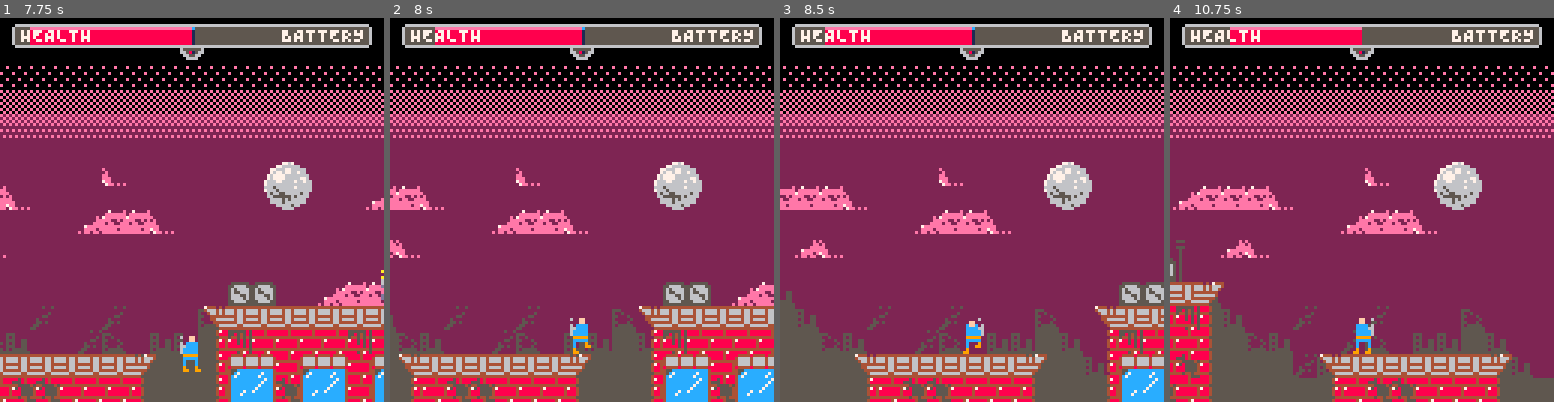
Above: before the commit, frames 1-4 (left to right).
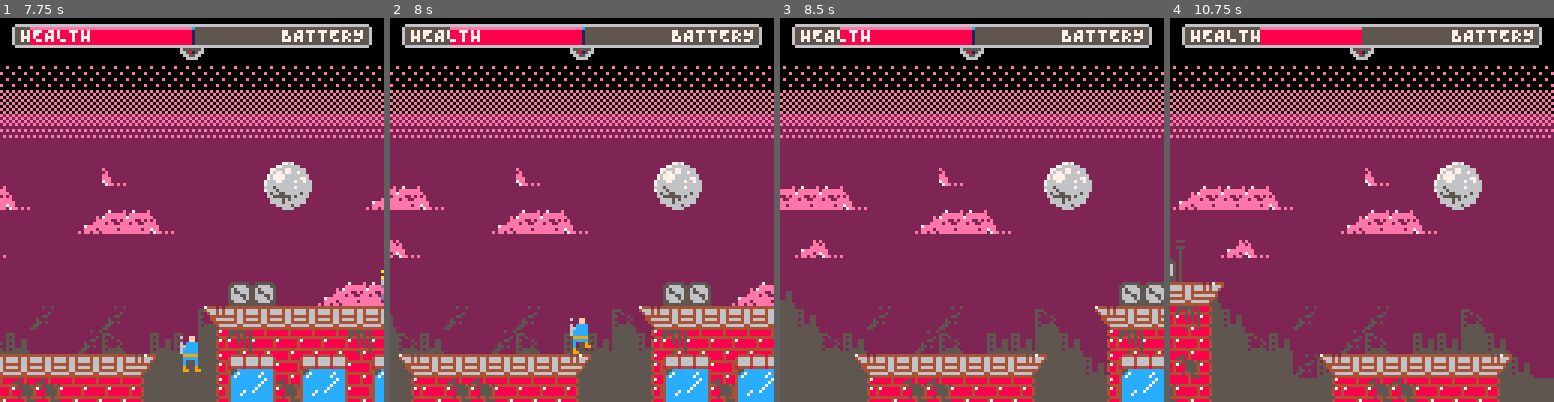
Above: after the commit, the same moments.

Repository: evanminto/ludum-dare-44
Game: PICO-8 cartridge ludum-dare-44.p8
Two runs of this game, one before a commit and one after it. Both use one fixed random seed, a clock stepped at 60 frames per second and the inputs below.
Inputs:
- Up to frame 1 (7.75 s): tap X (X key) at 0.33, 1.07, 1.85, 2.97, 4.08, 5.2, 6.32, 7.43 s; tap O (Z key) at 0.7, 1.7, 2.1, 2.5, 2.9, 3.3, 3.7, 4.1, 4.5, 4.9, 5.3, 5.7, 6.1, 6.5, 6.9, 7.3, 7.7 s; hold Right 1.6-2.1 s; hold Up 2.15-2.42 s; hold Right 2.47-3.03 s; hold Left 3.08-3.58 s; hold Right 4.02-4.68 s; hold Up 4.73-5.03 s; hold Left 5.08-5.68 s; hold Right 6.08-6.58 s; hold Right 6.63-7.13 s; hold Up 7.18-7.45 s; hold Right from 7.5 s (still down)
- Up to frame 2 (8 s): keep holding Right
- Up to frame 3 (8.5 s): release Right at 8.07 s; tap O (Z key) at 8.1 s; hold Left from 8.12 s (still down)
- Up to frame 4 (10.75 s): tap O (Z key) every 0.4 s from 8.5 to 10.5 s; tap X (X key) at 8.55, 9.67 s; release Left at 8.62 s; hold Right 9.05-9.72 s; hold Up 9.77-10.07 s; hold Left 10.12-10.72 s

Frame 1 is identical in both runs. In frame 2, 0.1% of the frame differs, in the area x 11-16%, y 2-8%; in frame 3, 0.4%; in frame 4, 0.6%, in the area x 15-54%, y 2-88%.

Commit message:
Respawn locking and animation

Diff:
--- a/ludum-dare-44.p8
+++ b/ludum-dare-44.p8
@@ -10,6 +10,12 @@
   win = 4,
   enemy = 5,
   powerup = 6,
+}
+
+sprites = {
+  player = 0,
+  roof = 23,
+  teleporter = 77,
 }
 
 config = {
@@ -73,6 +79,7 @@
   atkdmgamount = 5,
   hitstuntime = 30,
   hitstunflashframerate = 2,
+  respawnframes = 30,
 
   -- powerup
   poweruphealth = 15,
@@ -200,8 +207,9 @@
          intersect(self.y, self.y + self.h, other.y, other.y + other.h)
 end
 
-function animateoptions(numoptions, rate)
-  return flr(frame / rate) % numoptions
+function animateoptions(numoptions, rate, f)
+  f = f or frame
+  return flr(f / rate) % numoptions
 end
 
 animation = class(function(a, frames, rate)
@@ -261,6 +269,11 @@
     s.y = 16
     s.w = 8
     s.h = 8
+  elseif name == 'teleporter' then
+    s.x = 104
+    s.y = 32
+    s.w = 8
+    s.h = 8
   end
 end)
 
@@ -297,6 +310,7 @@
   p.time = config.starttime
 
   p.hitstuntimer = 0
+  p.respawntimer = 0
 
   p.pos = p:getspawnpos()
 
@@ -352,12 +366,16 @@
   self:checkhealthtime()
 end
 
-function player:attacked()
+function player:starthitstun()
   if self.hitstuntimer == 0 then
     self:hurt(config.atkdmgamount)
 
     self.hitstuntimer = config.hitstuntime
   end
+end
+
+function player:attacked()
+  self:starthitstun()
 end
 
 function player:powerup()
@@ -382,6 +400,9 @@
   self.health = config.starthealth
   self.time = config.starttime
   self.facingleft = false
+
+  self.hitstuntimer = 0
+  self.respawntimer = config.respawnframes
 end
 
 function player:die()
@@ -393,6 +414,7 @@
 end
 
 function player:fall()
+  self:starthitstun()
   self.pos = self.checkpointpos:clone()
   self:hurt(config.falldmgamount)
   self.facingleft = false
@@ -424,6 +446,10 @@
   return success
 end
 
+function player:canmove()
+  return self.time > 0 and self.respawntimer == 0
+end
+
 function player:preupdate()
   self.d = vector()
   self.xmin = 0
@@ -433,7 +459,7 @@
 
   local gravity = config.gravity
 
-  if self.time > 0 and btn(0) and btn(1) then
+  if self:canmove() and btn(0) and btn(1) then
     if self.movingl then
       self.d.x += config.movespeed
       self.facingleft = false
@@ -441,12 +467,12 @@
       self.d.x -= config.movespeed
       self.facingleft = true
     end
-  elseif self.time > 0 and btn(0) then
+  elseif self:canmove() and btn(0) then
     self.d.x -= config.movespeed
     self.movingl = true
     self.movingr = false
     self.facingleft = true
-  elseif self.time > 0 and btn(1) then
+  elseif self:canmove() and btn(1) then
     self.d.x += config.movespeed
     self.movingl = false
     self.movingr = true
@@ -456,7 +482,7 @@
     self.movingl = false
   end
 
-  if self.time > 0 and (btn(0) or btn(1)) then
+  if self:canmove() and (btn(0) or btn(1)) then
     if config.tickevent == 'move' then
       self:tick()
     end
@@ -468,7 +494,7 @@
     self.sprite = self.standingsprite
   end
 
-  if self.time > 0 and btn(2) then
+  if self:canmove() and btn(2) then
     if (self.onplatform or (self.lastonplatform ~= nil and frame - self.lastonplatform <= config.latejumpframes)) and not self.jumpblocked then
       self.vel.y -= config.jumpspeed
       self.jumptimer = config.maxjumpframes
@@ -516,6 +542,10 @@
     self.hitstuntimer -= 1
   end
 
+  if self.respawntimer > 0 then
+    self.respawntimer -= 1
+  end
+
   self.vel.y += gravity
   self.d = self.d:add(self.vel)
 end
@@ -561,7 +591,30 @@
 end
 
 function player:draw()
-  if self.hitstuntimer <= 0 or animateoptions(2, config.hitstunflashframerate) == 0 then
+  if self.respawntimer > 0 then
+    local option = animateoptions(5, 3, config.respawnframes - self.respawntimer)
+
+    if self.respawntimer < config.respawnframes / 2 then
+      self.sprite:draw(self.pos.x,self.pos.y, self.facingleft)
+    end
+
+    if option == 0 then
+      sprite('teleporter'):draw(self.pos.x+self.width/2,self.pos.y + 4)
+      sprite('teleporter'):draw(self.pos.x-self.width/2,self.pos.y + 4)
+    elseif option == 1 then
+      sprite('teleporter'):draw(self.pos.x+self.width/2,self.pos.y + 4 - 3)
+      sprite('teleporter'):draw(self.pos.x-self.width/2,self.pos.y + 4 - 3)
+    elseif option == 2 then
+      sprite('teleporter'):draw(self.pos.x+self.width/2,self.pos.y + 4 - 6)
+      sprite('teleporter'):draw(self.pos.x-self.width/2,self.pos.y + 4 - 6)
+    elseif option == 3 then
+      sprite('teleporter'):draw(self.pos.x+self.width/2,self.pos.y + 4 - 9)
+      sprite('teleporter'):draw(self.pos.x-self.width/2,self.pos.y + 4 - 9)
+    elseif option == 4 then
+      sprite('teleporter'):draw(self.pos.x+self.width/2,self.pos.y + 4 - 12)
+      sprite('teleporter'):draw(self.pos.x-self.width/2,self.pos.y + 4 - 12)
+    end
+  elseif self.hitstuntimer <= 0 or animateoptions(2, config.hitstunflashframerate) == 0 then
     self.sprite:draw(self.pos.x,self.pos.y, self.facingleft)
   end
 end
@@ -999,11 +1052,6 @@
 end
 
 frame = 0
-
-sprites = {
-  player = 0,
-  roof = 23,
-}
 
 levels = {
   level()
@@ -1045,11 +1093,11 @@
 22222277672222220000000000000000000000000000000000000000000000000000000000000000000000000000000000000000000000006555555606666660
 2222776666662222000000000000000000000000000000000000000000000000000000000000000000000000000000000000000000000000665815666eeeeee6
 22776667766666220000000000000000000000000000000000000000000000000000000000000000000000000000000000000000000000000665566068888886
-22767767766766220000000000000000000000000000000000000000000000000000000000000000000000000000000000000000000000000066660068888886
+22767767766766220000000000000000000000000000000000000000000000000000000000000000000000000000000000000000c0c0c0c00066660068888886
 27677776666666620000000000000000000000000000000000000000000000000000000000000000000000000000000000000000000000000000000068888886
-27677776666677620000000000000000000000000000000000000000000000000000000000000000000000000000000000000000000000000000000068888886
-76667766667667660000000000000000000000000000000000000000000000000000000000000000000000000000000000000000000000000000000068888886
-76666666666666660000000000000000000000000000000000000000000000000000000000000000000000000000000000000000000000000000000006666660
+276777766666776200000000000000000000000000000000000000000000000000000000000000000000000000000000000000000c0c0c0c0000000068888886
+76667766667667660000000000000000000000000000000000000000000000000000000000000000000000000000000000000000c1c1c1c10000000068888886
+76666666666666660000000000000000000000000000000000000000000000000000000000000000000000000000000000000000111111110000000006666660
 66656666667666660000000022222222000000000000000000000000000000000000000000000000000000000000000000000000000000000000000000000000
 76665666666666660000000022222222000000000000000000000000000000000000000000000000000000000000000000000000000000000000000000000000
 26566556666656620000000022222222000000000000000000000000000000000000000000000000000000000000000000000000000000000000000000000000
